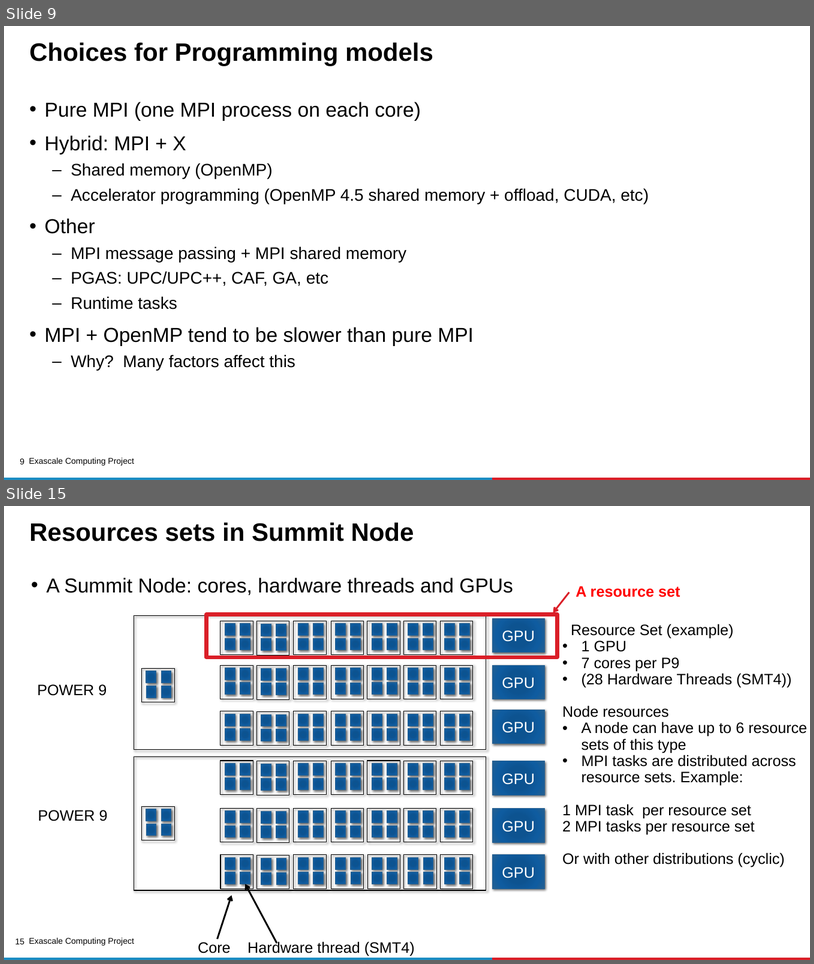
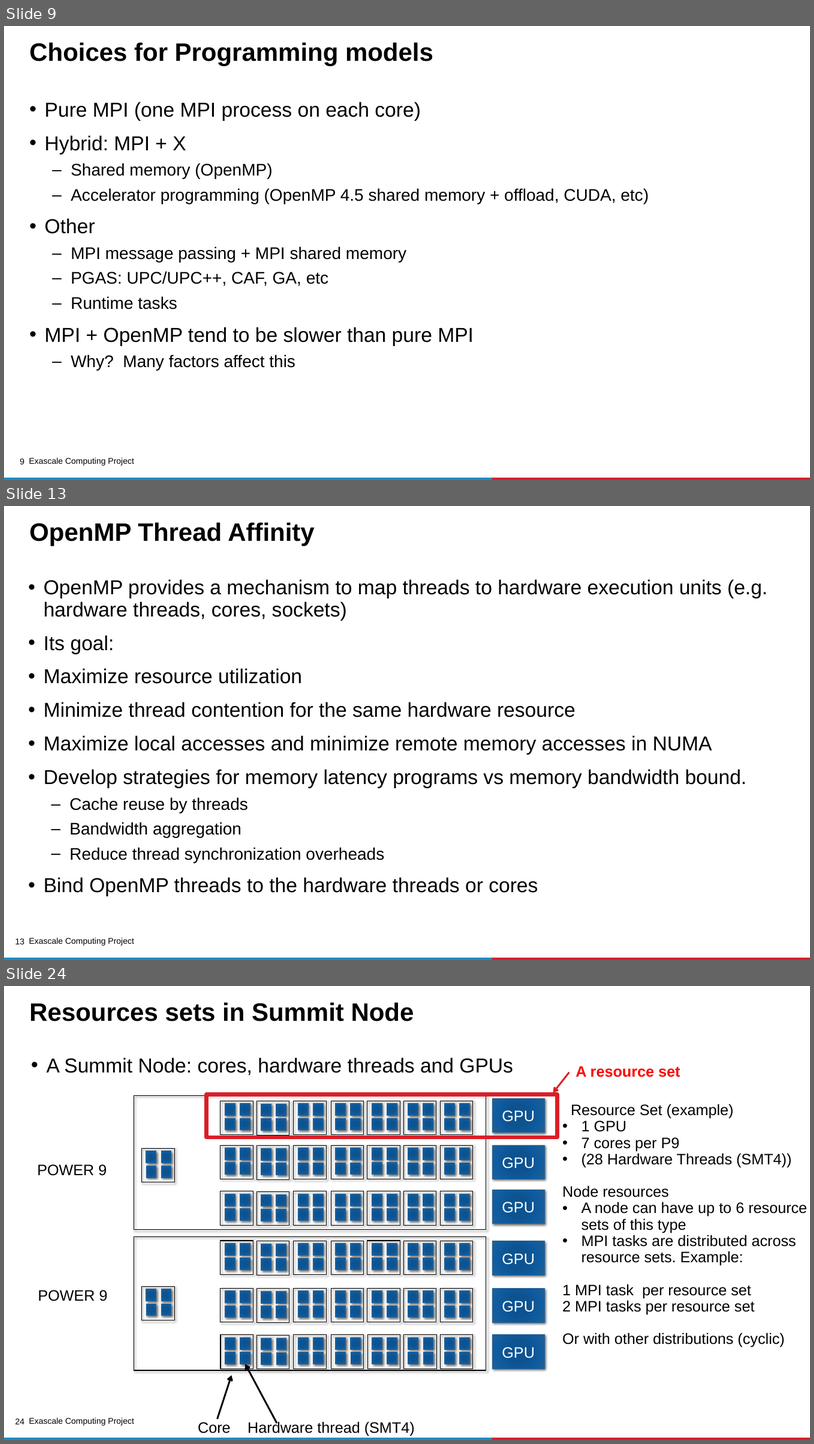
Before and after one commit to kongm/ecp-openmp-material, a slide deck: MPI-OpenMP-tutorial.pptx. Shown one above the other, each under a label of ours: slides 9 and 15 before the commit, slides 9, 13 and 24 after it; the slides between them are not shown. The pictures are 814x964 and 814x1444 pixels, drawn with LibreOffice and Linux fonts; fonts in the diff are those of the drawing; background and template pictures are left out. Boxes give left, top, right and bottom in pixels: in the first picture for what was removed or moved away, otherwise in the second. Text is boxed around its words. In the diff, an @@ line names an element or a change of style, - is before the commit and + after.

```diff
--- a/MPI-OpenMP-tutorial.pptx
+++ b/MPI-OpenMP-tutorial.pptx
@@ slide 13 added at box(4, 506, 810, 960), background #FFFFFF; not listed: 4 template elements that a slide beside it also shows @@
@@ title added at box(29, 522, 314, 546), 30 pt, text #000000, bold @@
+OpenMP Thread Affinity
@@ text added at box(44, 579, 768, 896), 24 pt, text #000000 @@
+• OpenMP provides a mechanism to map threads to hardware execution units (e.g. hardware threads, cores, sockets)
+• Its goal:
+• Maximize resource utilization
+• Minimize thread contention for the same hardware resource
+• Maximize local accesses and minimize remote memory accesses in NUMA
+• Develop strategies for memory latency programs vs memory bandwidth bound.
+  – Cache reuse by threads
+  – Bandwidth aggregation
+  – Reduce thread synchronization overheads
+• Bind OpenMP threads to the hardware threads or cores
@@ what was slide 15 is now slide 24 @@
@@ page number at box(15, 1418, 25, 1424): text changed @@
-15
+24
```
Also in this commit, not shown: 15 slides changed, 15 other slides added, 2 slides removed.
